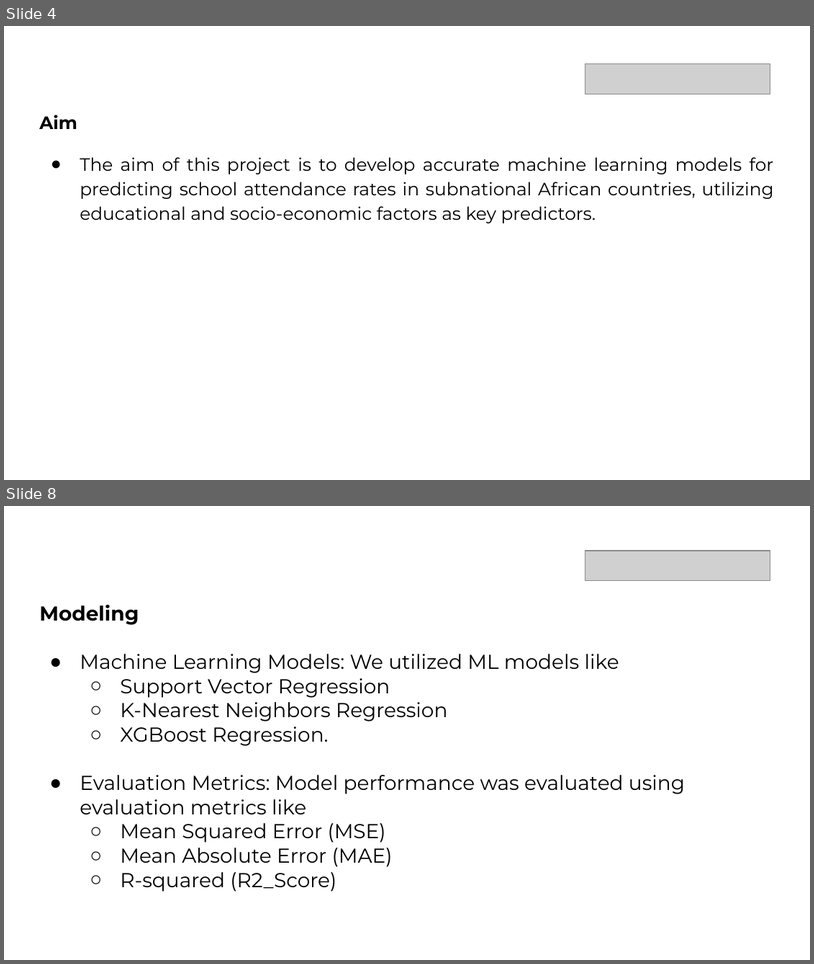
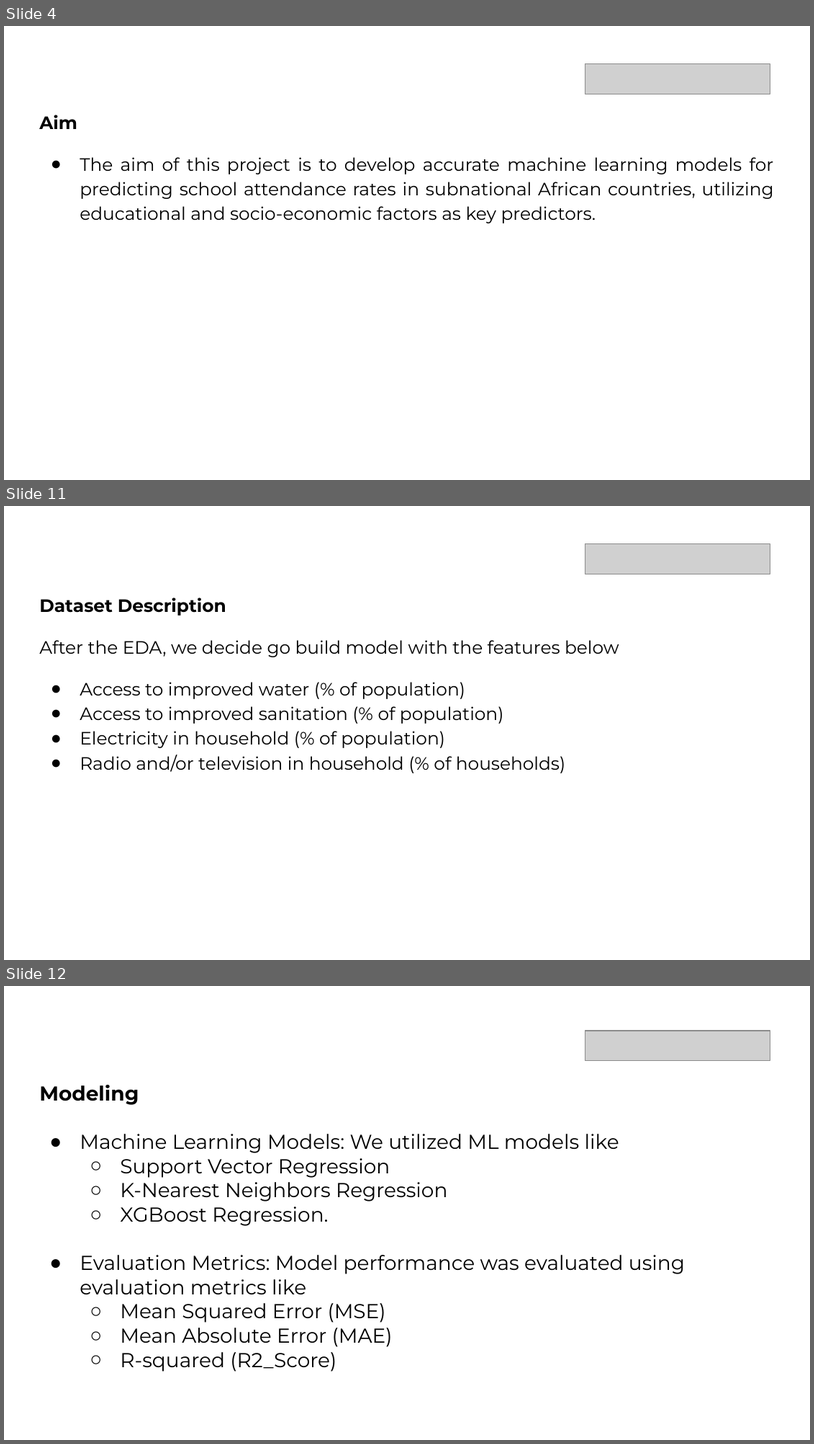
Before and after one commit to BheezPen/My-Upskilling-in-DS-and-AI-ML, a slide deck: 1st_Premier_Project/Confirmed_Deliverables/Predicting School Attendance Rate in Sub-National African Countries (Using Educational Infrastructure)_NeuralCraft.pptx. Shown one above the other, each under a label of ours: slides 4 and 8 before the commit, slides 4, 11 and 12 after it; the slides between them are not shown. The pictures are 814x964 and 814x1444 pixels, drawn with LibreOffice and Linux fonts; fonts in the diff are those of the drawing; grey boxes stand for pictures. Boxes give left, top, right and bottom in pixels: in the first picture for what was removed or moved away, otherwise in the second. Text is boxed around its words. In the diff, an @@ line names an element or a change of style, - is before the commit and + after.

```diff
--- a/1st_Premier_Project/Confirmed_Deliverables/Predicting School Attendance Rate in Sub-National African Countries (Using Educational Infrastructure)_NeuralCraft.pptx
+++ b/1st_Premier_Project/Confirmed_Deliverables/Predicting School Attendance Rate in Sub-National African Countries (Using Educational Infrastructure)_NeuralCraft.pptx
@@ slide 11 added at [4, 506, 810, 960], background #FFFFFF @@
@@ picture added at [586, 544, 770, 574] @@
@@ title added at [39, 597, 620, 773], 16 pt, text #000000 @@
+Dataset Description
+After the EDA, we decide go build model with the features below
+● Access to improved water (% of population)
+● Access to improved sanitation (% of population)
+● Electricity in household (% of population)
+● Radio and/or television in household (% of households)
@@ what was slide 8 is now slide 12 @@
```
Also in this commit, not shown: 6 slides changed, 5 other slides added, 2 other files.
